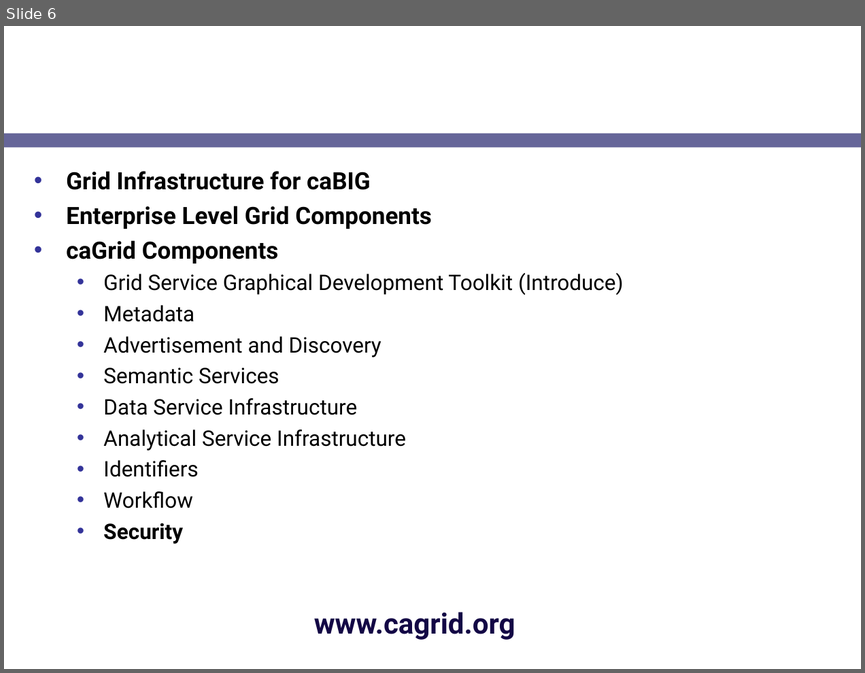
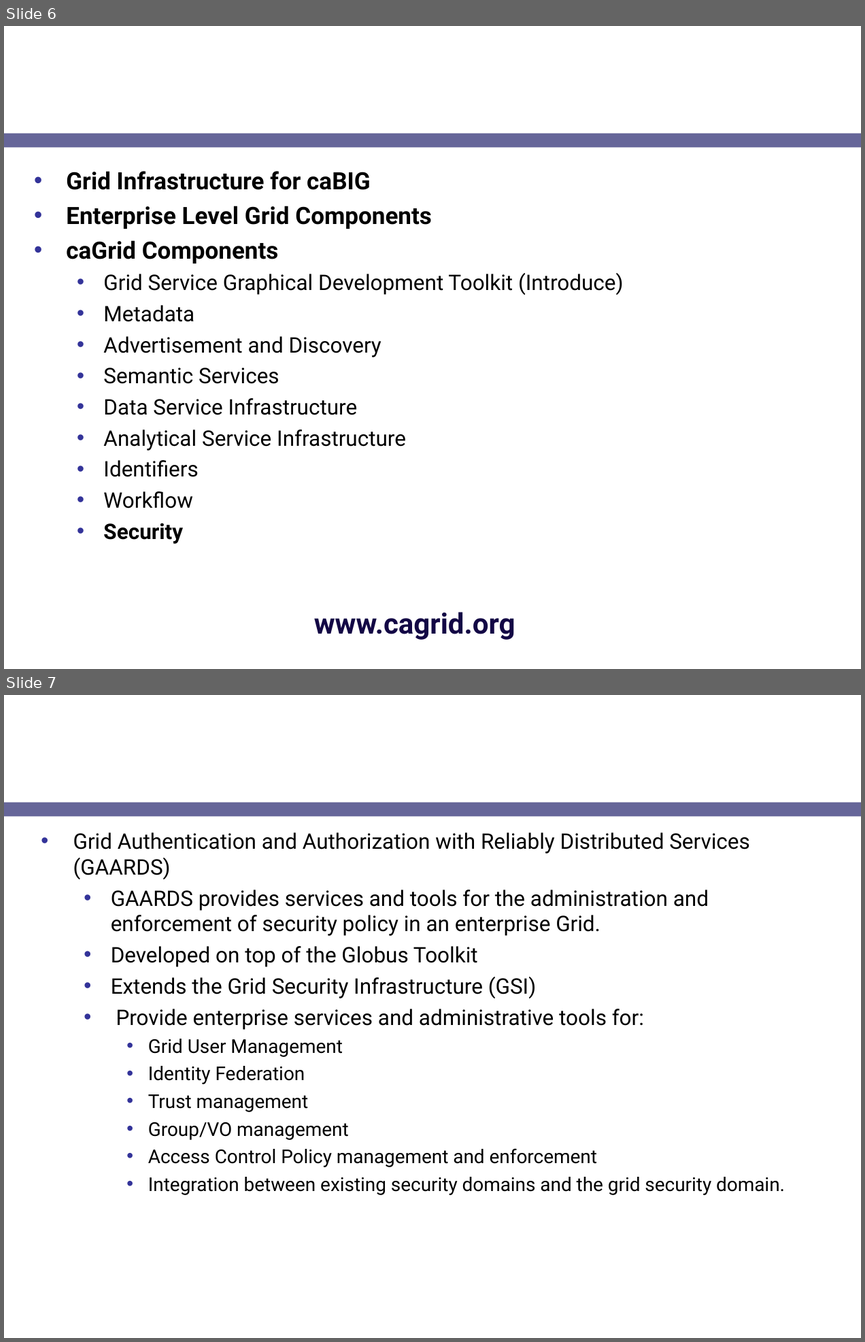
Before and after one commit to NCIP/cagrid-docs, a slide deck: presentations/security/gaards-ogf-19.ppt. Shown one above the other, each under a label of ours: slide 6 before the commit, slides 6 and 7 after it. The pictures are 865x673 and 865x1342 pixels, drawn with LibreOffice and Linux fonts; fonts in the diff are those of the drawing; background and template pictures are left out. Boxes give left, top, right and bottom in pixels: in the first picture for what was removed or moved away, otherwise in the second. Text is boxed around its words. In the diff, an @@ line names an element or a change of style, - is before the commit and + after.

```diff
--- a/presentations/security/gaards-ogf-19.ppt
+++ b/presentations/security/gaards-ogf-19.ppt
@@ slide 7 added at bbox=[4, 695, 861, 1338], background picture (left out); not listed: 1 template element that a slide beside it also shows @@
@@ title added at bbox=[33, 695, 675, 795], 24 pt, text #FFFFFF, bold @@
+GAARDS Overview
@@ text added at bbox=[73, 832, 785, 1195], 18 pt, text #000000 @@
+• Grid Authentication and Authorization with Reliably Distributed Services (GAARDS)
+  • GAARDS provides services and tools for the administration and enforcement of security policy in an enterprise Grid.
+  • Developed on top of the Globus Toolkit
+  • Extends the Grid Security Infrastructure (GSI)
+  • Provide enterprise services and administrative tools for:
+    • Grid User Management
+    • Identity Federation
+    • Trust management
+    • Group/VO management
+    • Access Control Policy management and enforcement
+    • Integration between existing security domains and the grid security domain.
```
Also in this commit, not shown: 9 other slides added.
